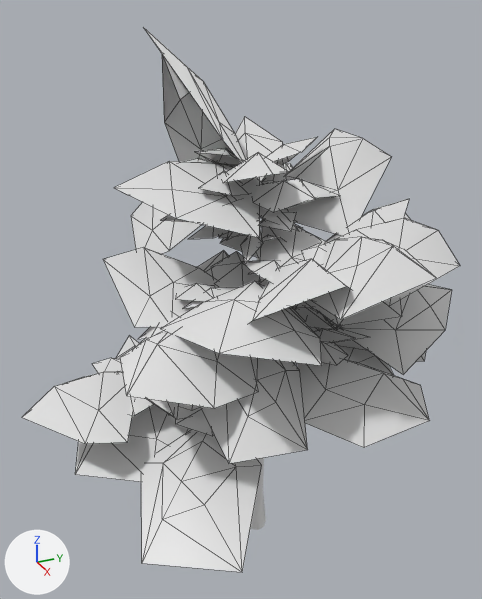
A saved change to the glTF model res/models/tree4/tree4.gltf.
Before and after are seen from a 50 mm lens placed at (12.09, -5.79, 12.56), pointed at (-0.21, -0.26, 6.41). The lights are fixed; the arrows at lower left show +X, +Y and +Z. The older version comes first. Mesh edges are drawn as thin lines on the coarser meshes. Vertices at exactly the same position are counted once.

Objects in the first picture: 'Acer_small_3_LOD0_Bark_Mat_0', 'Acer_small_3_LOD0_Cluster_Mat_0'.
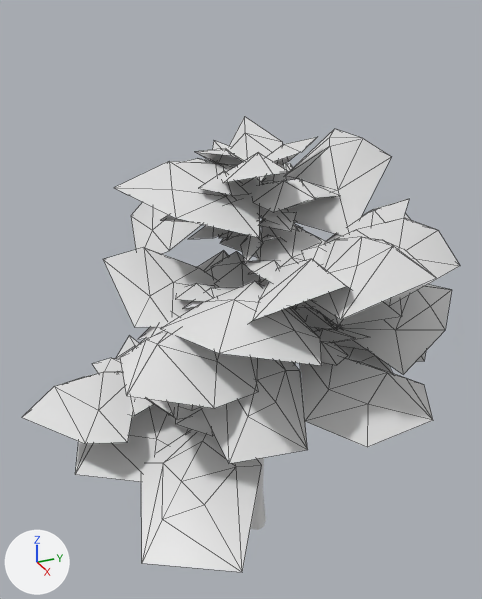
What the commit changed:
me_acer_small_3_lod0_cluster_mat_0 is used by ob_acer_small_3_lod0_cluster_mat_0; location (0.0, 0.0, 0.0).
me_acer_small_3_lod0_cluster_mat_0 had 807 vertices, 823 faces and spanned x -4.05..4.18, y -5.18..4.94, z 2.61..11.99.
me_acer_small_3_lod0_cluster_mat_0 now has 795 vertices, 807 faces and spans x -4.05..4.18, y -5.18..4.94, z 2.61..10.08.
me_acer_small_3_lod0_cluster_mat_0 part 1: the loose piece of 12 vertices spanning x 0.62..3.62, y 0.03..2.79, z 4.42..5.59 is moved by (0.06, 0.04, 0.04).
me_acer_small_3_lod0_cluster_mat_0 part 2: the loose piece of 12 vertices spanning x -2.51..0.63, y -1.83..0.04, z 8.5..11.99 is deleted.

Pixel boxes [x1, y1, x2, y2] of what changed, in the pictures (482 x 599 px; the box of a moved part takes in the faces that stretch with it):
'Acer_small_3_LOD0_Cluster_Mat_0', reshaped (16% shorter): before [22, 29, 460, 572]; after [22, 116, 460, 572]
part 1 of me_acer_small_3_lod0_cluster_mat_0, moved or reshaped: before [297, 359, 429, 448]; after [300, 357, 433, 447]
part 2 of me_acer_small_3_lod0_cluster_mat_0, deleted: before [145, 29, 245, 167]
